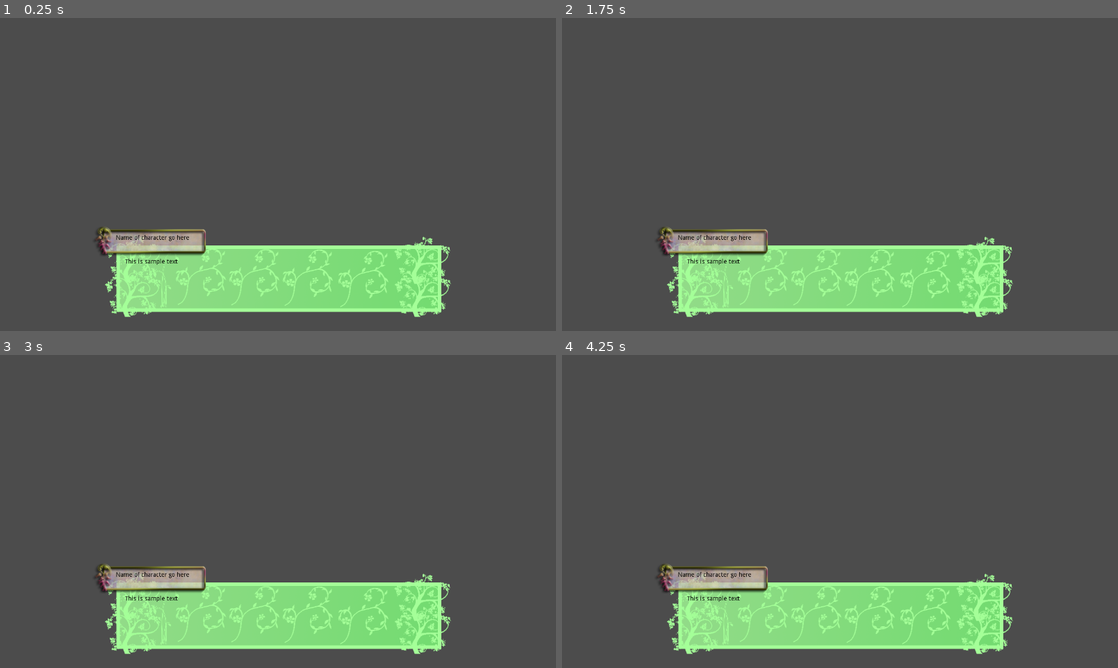
Above: before the commit, frames 1-4 (two rows, left to right).
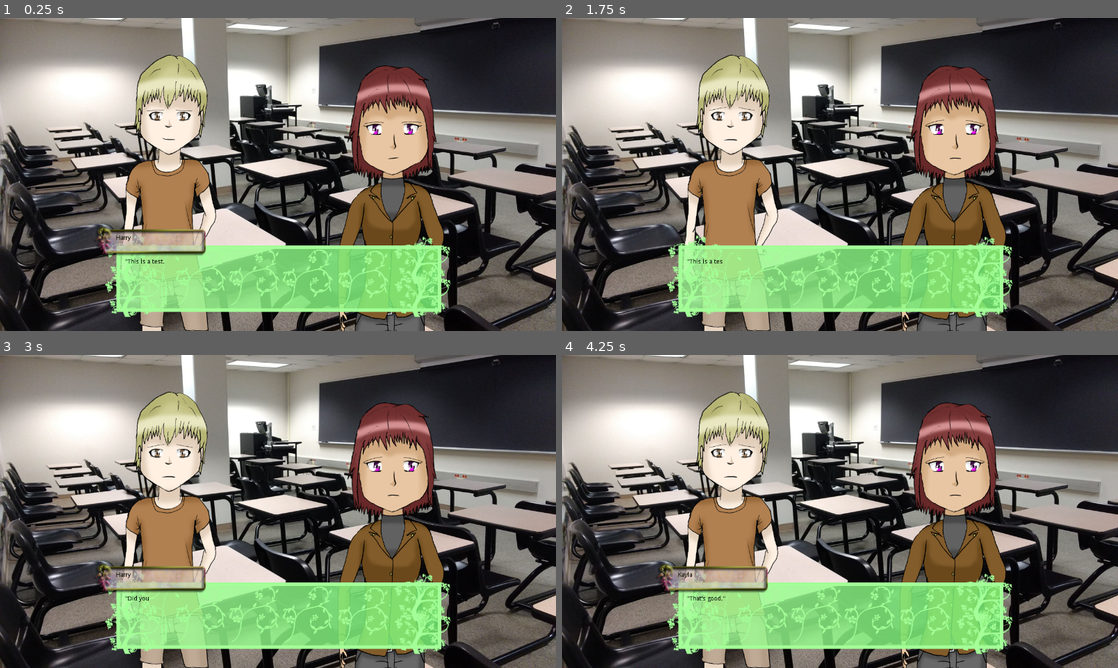
Above: after the commit, the same moments.

Repository: ellis-matthew4/XDL
Game: Godot game, scene res://Display.tscn
The game is run twice, just before and just after one commit, with the same random seed, the same clock (stepped at 60 frames per second) and the same inputs.
Inputs (mouse positions are in pixels of both pictures, inside the frame that each line leads up to):
- Up to frame 1 (0.25 s): no input
- Up to frame 2 (1.75 s): tap Enter at 0.5 s; tap Tab (ui_focus_next) at 0.6, 1.55 s; tap Space (ui_select) at 0.77, 0.8, 1.07, 1.35, 1.52 s
- Up to frame 3 (3 s): tap Space (ui_select) at 1.82, 2, 2.3 s; tap Tab (ui_focus_next) at 2.1 s; tap Enter at 2.75 s; tap Ctrl at 2.85 s
- Up to frame 4 (4.25 s): tap Space (ui_select) at 3.02, 3.32 s; tap Tab (ui_focus_next) at 3.05 s; click (840, 448) at 3.5 s, where only the run after the commit has a clickable "'Yes'"

The runs differ from the first frame. In frame 1, 80% of the frame differs, in the area x 0-100%, y 0-100%; in frame 2, 82%; in frame 3, 80%; in frame 4, 80%.
Error before the commit: Parse Error: The method "load_state" isn't declared in the current class. (res://Display.gd:58)

Commit message:
Patched reactivation issue

Diff:
--- a/Godot Files/Display.gd
+++ b/Godot Files/Display.gd
@@ -4,7 +4,7 @@
 onready var charNodes = get_node("Characters")
 onready var textBox = get_node("TextBox/TextControl/Dialogue")
 onready var nameBox = get_node("TextBox/TextControl/Name")
-var choice = preload("res://Choice.tscn")
+var choice = preload("res://Choice.tscn") # Change this!
 
 var menuDict
 var labels = {}
@@ -13,6 +13,8 @@
 var active = true
 var skip = false
 var auto = false
+var working = false
+var able = true
 
 var tempSave
 
@@ -20,16 +22,16 @@
 var TEXT_SPEED = 10
 var AUTO_SPEED = 2
 
-var path_to_folder = "res://output/"
+var path_to_folder = "res://output/" # Change this!
 var currentScript
 
 signal done
 signal lineFinished
 
 func _ready():
+	read("script1.json")
+	call("start")
 	set_process(true)
-	read("script1.json")
-	jump("start")
 
 func _process(delta):
 	if active:
@@ -47,19 +49,17 @@
 						nextLine()
 				else:
 					end()
-		elif Input.is_action_just_pressed("ui_select"):
+		elif Input.is_action_just_pressed("ui_select") and working:
 			end()
 			# get_tree().call_group("playable_characters", "showGUI") #My games' command to show the HUD
 	if Input.is_key_pressed(KEY_CONTROL):
 		skip = true
 	else:
 		skip = false
-	if Input.is_action_just_pressed("ui_focus_next"):
-		load_state(tempSave)
 
 func read(filename):
 	var file = File.new()
-	file.open(path_to_folder + filename, File.READ) #Default filepath, you probably want to change this
+	file.open(path_to_folder + filename, File.READ)
 	var data = file.get_as_text()
 	file.close()
 	data = JSON.parse(data)
@@ -70,6 +70,10 @@
 	currentScript = filename
 
 func nextLine():
+	if len(stack[0]) == 0:
+		stack.pop_front()
+	if len(stack) == 0:
+		return
 	line = stack[0].pop_front()
 	statement()
 
@@ -111,12 +115,16 @@
 			nextLine()
 
 func call(label):
-	push(label)
-	nextLine()
+	if able:
+		working = true
+		push(label)
+		nextLine()
 
 func jump(label):
-	stack = [labels[label].duplicate()]
-	nextLine()
+	if able:
+		working = true
+		stack = [labels[label].duplicate()]
+		nextLine()
 
 func push(label):
 	var label2 = labels[label].duplicate()
@@ -187,10 +195,14 @@
 	nextLine()
 
 func end():
+	line = {}
 	get_tree().paused = false
 	hideAll()
+	working = false
 	emit_signal("done")
+	able = false
 	yield(get_tree().create_timer(0.5), "timeout")
+	able = true
 
 func variable(s):
 	variables[s["name"]] = s["value"]
@@ -212,13 +224,13 @@
 
 func menu_interact(o):
 	pushList(menuDict[o])
-	nextLine()
 	$Menu.visible = false
 	$TextBox.visible = true
 	active = true
 	for c in $Menu.get_children():
 		c.queue_free()
 	menuDict = {}
+	nextLine()
 
 func window(s):
 	if s["value"] == "hide":
--- a/Godot Files/Display.tscn
+++ b/Godot Files/Display.tscn
@@ -3,25 +3,25 @@
 [ext_resource path="res://Display.gd" type="Script" id=1]
 [ext_resource path="res://assets/harry/harry_mad.png" type="Texture" id=2]
 [ext_resource path="res://assets/harry/harry_neutral.png" type="Texture" id=3]
-[ext_resource path="res://assets/harry/harry_bloody3.png" type="Texture" id=4]
-[ext_resource path="res://assets/harry/harry_bloody2.png" type="Texture" id=5]
-[ext_resource path="res://assets/harry/harry_sad.png" type="Texture" id=6]
-[ext_resource path="res://assets/harry/harry_smug.png" type="Texture" id=7]
-[ext_resource path="res://assets/harry/harry_shock.png" type="Texture" id=8]
-[ext_resource path="res://assets/harry/harry_laugh.png" type="Texture" id=9]
-[ext_resource path="res://assets/harry/harry_happy.png" type="Texture" id=10]
-[ext_resource path="res://assets/harry/harry_bloody1.png" type="Texture" id=11]
-[ext_resource path="res://assets/harry/harry_shy.png" type="Texture" id=12]
-[ext_resource path="res://assets/harry/harry_cry.png" type="Texture" id=13]
+[ext_resource path="res://assets/harry/harry_cry.png" type="Texture" id=4]
+[ext_resource path="res://assets/harry/harry_sad.png" type="Texture" id=5]
+[ext_resource path="res://assets/harry/harry_happy.png" type="Texture" id=6]
+[ext_resource path="res://assets/harry/harry_bloody1.png" type="Texture" id=7]
+[ext_resource path="res://assets/harry/harry_smug.png" type="Texture" id=8]
+[ext_resource path="res://assets/harry/harry_bloody2.png" type="Texture" id=9]
+[ext_resource path="res://assets/harry/harry_laugh.png" type="Texture" id=10]
+[ext_resource path="res://assets/harry/harry_shy.png" type="Texture" id=11]
+[ext_resource path="res://assets/harry/harry_shock.png" type="Texture" id=12]
+[ext_resource path="res://assets/harry/harry_bloody3.png" type="Texture" id=13]
 [ext_resource path="res://assets/kayla/kayla_mad.png" type="Texture" id=14]
 [ext_resource path="res://assets/kayla/kayla_neutral.png" type="Texture" id=15]
-[ext_resource path="res://assets/kayla/kayla_think.png" type="Texture" id=16]
+[ext_resource path="res://assets/kayla/kayla_cry.png" type="Texture" id=16]
 [ext_resource path="res://assets/kayla/kayla_sad.png" type="Texture" id=17]
-[ext_resource path="res://assets/kayla/kayla_smug.png" type="Texture" id=18]
-[ext_resource path="res://assets/kayla/kayla_shock.png" type="Texture" id=19]
-[ext_resource path="res://assets/kayla/kayla_laugh.png" type="Texture" id=20]
-[ext_resource path="res://assets/kayla/kayla_happy.png" type="Texture" id=21]
-[ext_resource path="res://assets/kayla/kayla_cry.png" type="Texture" id=22]
+[ext_resource path="res://assets/kayla/kayla_think.png" type="Texture" id=18]
+[ext_resource path="res://assets/kayla/kayla_happy.png" type="Texture" id=19]
+[ext_resource path="res://assets/kayla/kayla_smug.png" type="Texture" id=20]
+[ext_resource path="res://assets/kayla/kayla_laugh.png" type="Texture" id=21]
+[ext_resource path="res://assets/kayla/kayla_shock.png" type="Texture" id=22]
 [ext_resource path="res://assets/classroom.png" type="Texture" id=23]
 [ext_resource path="res://assets/textbox.png" type="Texture" id=24]
 [ext_resource path="res://assets/namebox.png" type="Texture" id=25]
@@ -41,52 +41,52 @@
 }, {
 "frames": [ ExtResource( 4 ) ],
 "loop": true,
+"name": "cry",
+"speed": 5.0
+}, {
+"frames": [ ExtResource( 5 ) ],
+"loop": true,
+"name": "sad",
+"speed": 5.0
+}, {
+"frames": [ ExtResource( 6 ) ],
+"loop": true,
+"name": "happy",
+"speed": 5.0
+}, {
+"frames": [ ExtResource( 7 ) ],
+"loop": true,
+"name": "bloody1",
+"speed": 5.0
+}, {
+"frames": [ ExtResource( 8 ) ],
+"loop": true,
+"name": "smug",
+"speed": 5.0
+}, {
+"frames": [ ExtResource( 9 ) ],
+"loop": true,
+"name": "bloody2",
+"speed": 5.0
+}, {
+"frames": [ ExtResource( 10 ) ],
+"loop": true,
+"name": "laugh",
+"speed": 5.0
+}, {
+"frames": [ ExtResource( 11 ) ],
+"loop": true,
+"name": "shy",
+"speed": 5.0
+}, {
+"frames": [ ExtResource( 12 ) ],
+"loop": true,
+"name": "shock",
+"speed": 5.0
+}, {
+"frames": [ ExtResource( 13 ) ],
+"loop": true,
 "name": "bloody3",
-"speed": 5.0
-}, {
-"frames": [ ExtResource( 5 ) ],
-"loop": true,
-"name": "bloody2",
-"speed": 5.0
-}, {
-"frames": [ ExtResource( 6 ) ],
-"loop": true,
-"name": "sad",
-"speed": 5.0
-}, {
-"frames": [ ExtResource( 7 ) ],
-"loop": true,
-"name": "smug",
-"speed": 5.0
-}, {
-"frames": [ ExtResource( 8 ) ],
-"loop": true,
-"name": "shock",
-"speed": 5.0
-}, {
-"frames": [ ExtResource( 9 ) ],
-"loop": true,
-"name": "laugh",
-"speed": 5.0
-}, {
-"frames": [ ExtResource( 10 ) ],
-"loop": true,
-"name": "happy",
-"speed": 5.0
-}, {
-"frames": [ ExtResource( 11 ) ],
-"loop": true,
-"name": "bloody1",
-"speed": 5.0
-}, {
-"frames": [ ExtResource( 12 ) ],
-"loop": true,
-"name": "shy",
-"speed": 5.0
-}, {
-"frames": [ ExtResource( 13 ) ],
-"loop": true,
-"name": "cry",
 "speed": 5.0
 } ]
 
@@ -105,37 +105,37 @@
 }, {
 "frames": [ ExtResource( 16 ) ],
 "loop": true,
+"name": "cry",
+"speed": 5.0
+}, {
+"frames": [ ExtResource( 17 ) ],
+"loop": true,
+"name": "sad",
+"speed": 5.0
+}, {
+"frames": [ ExtResource( 18 ) ],
+"loop": true,
 "name": "think",
 "speed": 5.0
 }, {
-"frames": [ ExtResource( 17 ) ],
-"loop": true,
-"name": "sad",
-"speed": 5.0
-}, {
-"frames": [ ExtResource( 18 ) ],
+"frames": [ ExtResource( 19 ) ],
+"loop": true,
+"name": "happy",
+"speed": 5.0
+}, {
+"frames": [ ExtResource( 20 ) ],
 "loop": true,
 "name": "smug",
 "speed": 5.0
 }, {
-"frames": [ ExtResource( 19 ) ],
+"frames": [ ExtResource( 21 ) ],
+"loop": true,
+"name": "laugh",
+"speed": 5.0
+}, {
+"frames": [ ExtResource( 22 ) ],
 "loop": true,
 "name": "shock",
-"speed": 5.0
-}, {
-"frames": [ ExtResource( 20 ) ],
-"loop": true,
-"name": "laugh",
-"speed": 5.0
-}, {
-"frames": [ ExtResource( 21 ) ],
-"loop": true,
-"name": "happy",
-"speed": 5.0
-}, {
-"frames": [ ExtResource( 22 ) ],
-"loop": true,
-"name": "cry",
 "speed": 5.0
 } ]
 
